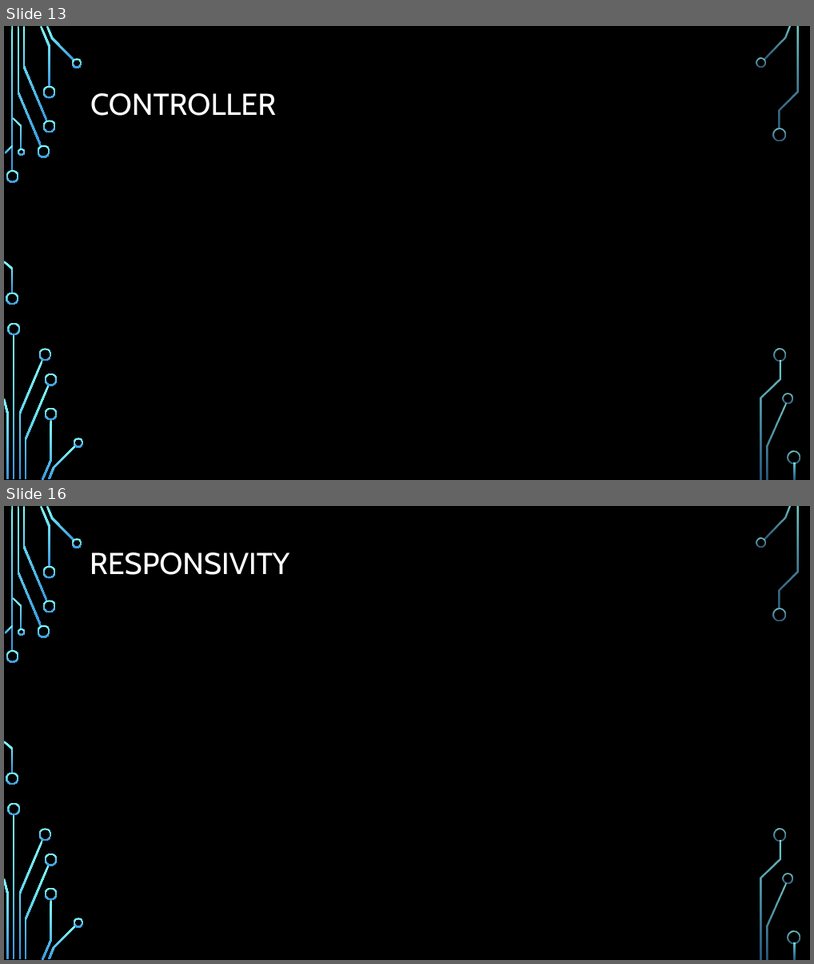
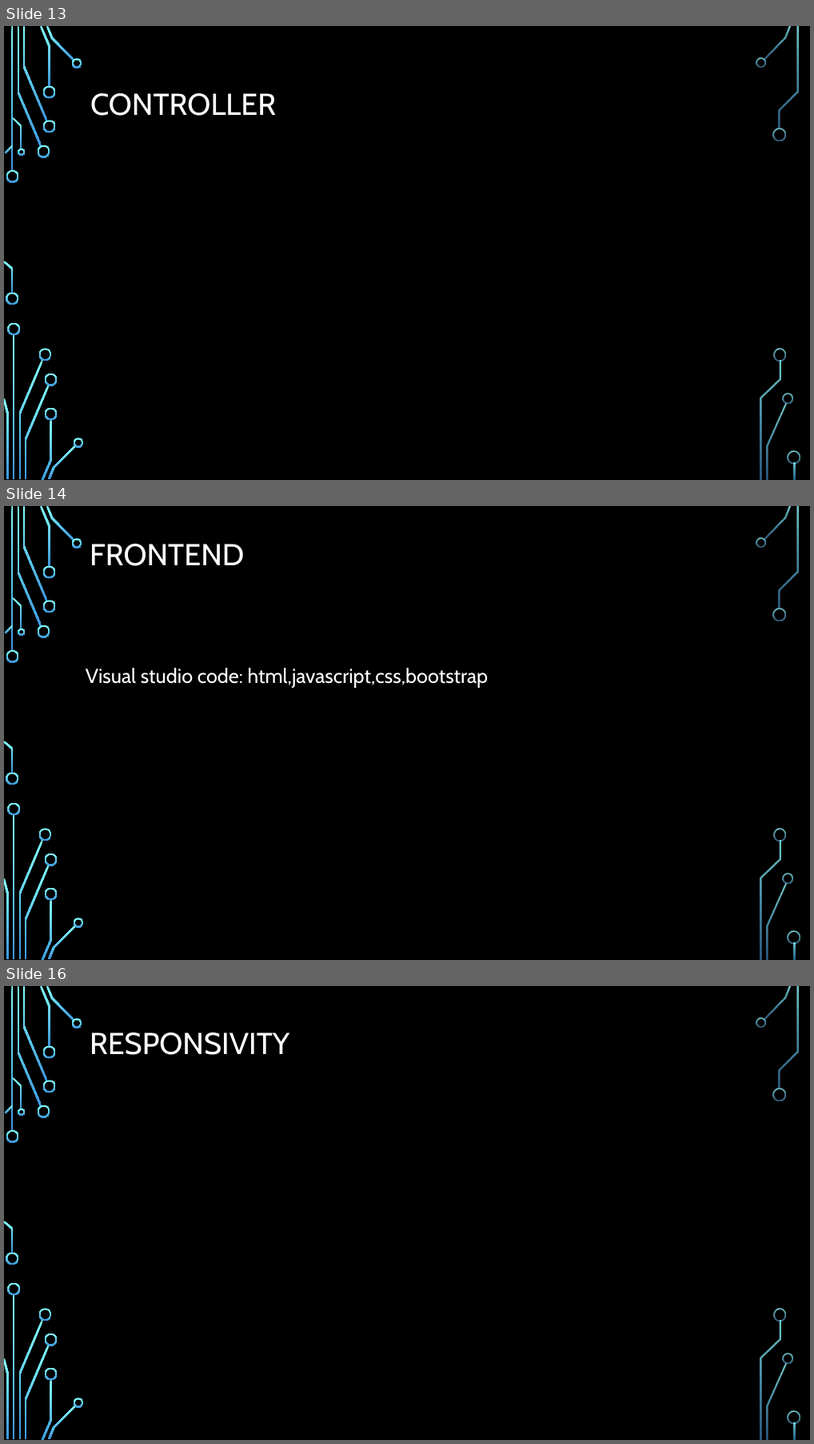
Before and after one commit to C5734E/Vizsga_Feladat, a slide deck: Autó Kozmetika orai DB.pptx. Shown one above the other, each under a label of ours: slides 13 and 16 before the commit, slides 13, 14 and 16 after it; the slides between them are not shown. The pictures are 814x964 and 814x1444 pixels, drawn with LibreOffice and Linux fonts; fonts in the diff are those of the drawing; background and template pictures are left out. Boxes give left, top, right and bottom in pixels: in the first picture for what was removed or moved away, otherwise in the second. Text is boxed around its words. In the diff, an @@ line names an element or a change of style, - is before the commit and + after.

```diff
--- a/Autó Kozmetika orai DB.pptx
+++ b/Autó Kozmetika orai DB.pptx
@@ slide 14 added at (x1=4, y1=506, x2=810, y2=960), background picture (left out); not listed: 36 template elements that a slide beside it also shows @@
@@ title added at (x1=90, y1=544, x2=244, y2=566), 36 pt, text #FFFFFF @@
+FRONTEND
@@ text added at (x1=86, y1=668, x2=489, y2=688), 24 pt, text #FFFFFF @@
+Visual studio code: html,javascript,css,bootstrap
```
Also in this commit, not shown: 2 slides changed, 1 other slide added, 1 slide removed.
